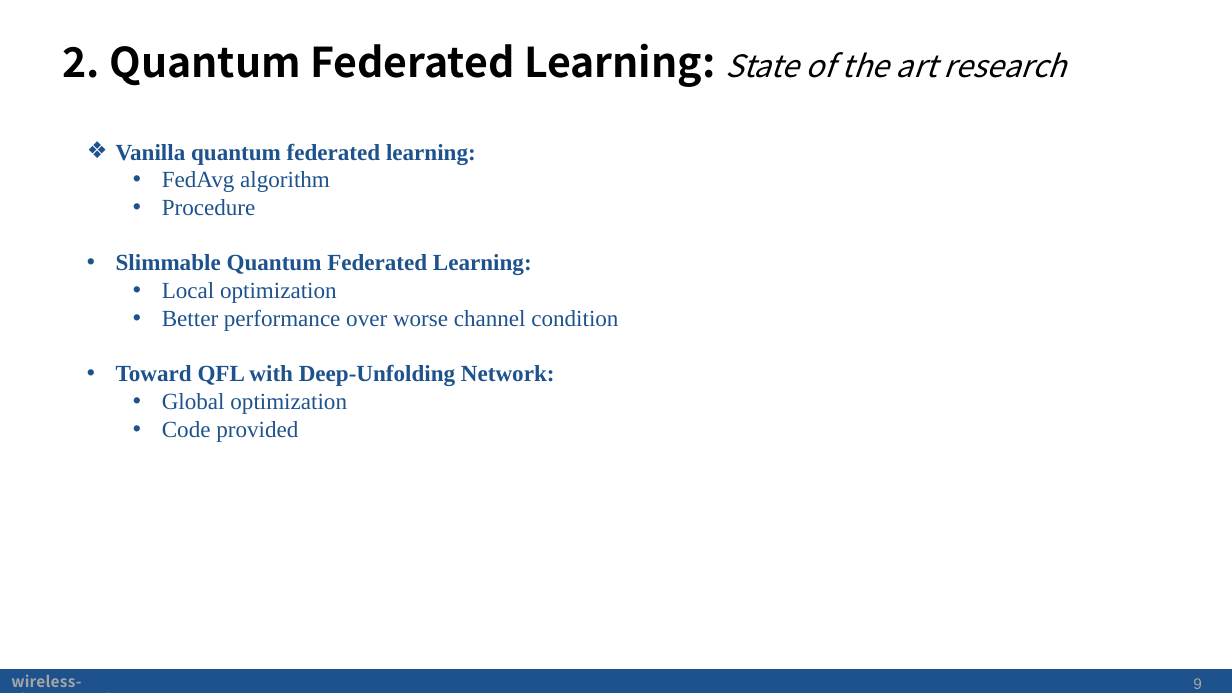
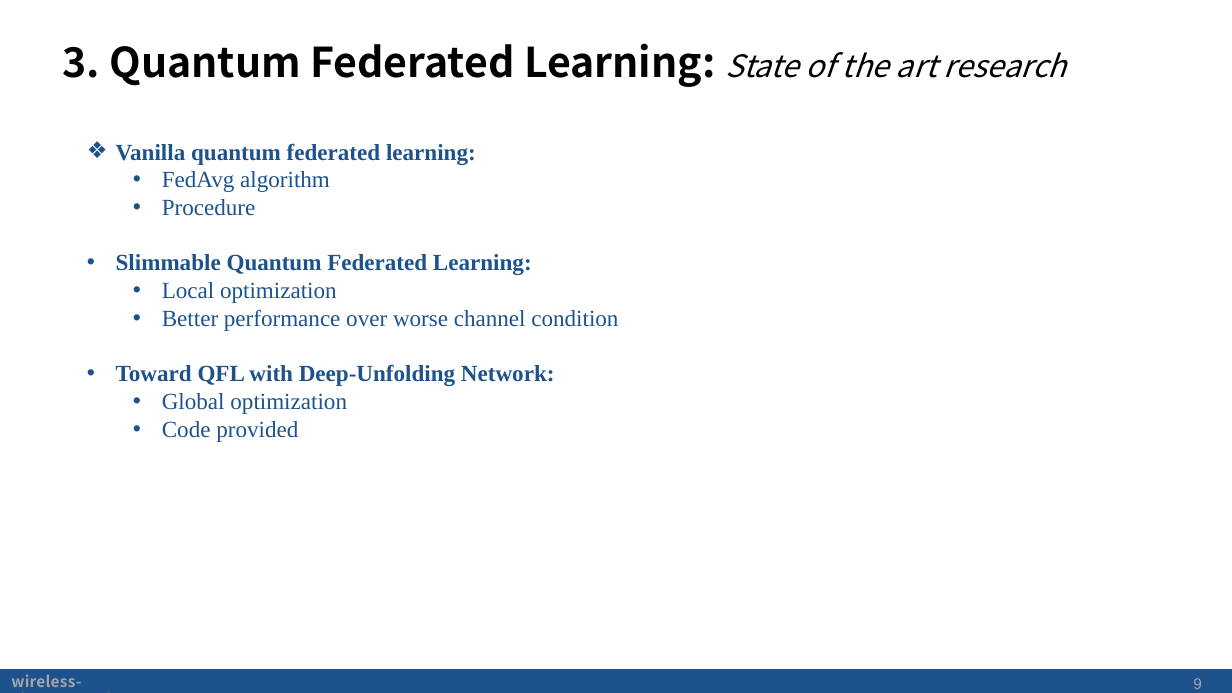
Before and after one commit to BINH2702/QFL-Present, a slide deck: slide 9 of Federated Learning- Nguyen Trong Binh (2).pptx. Drawn at 1232x693 pixels with LibreOffice and Linux fonts; fonts in the diff are those of the drawing; background and template pictures are left out. Boxes give left, top, right and bottom in pixels: in the first picture for what was removed or moved away, otherwise in the second. Text is boxed around its words. In the diff, an @@ line names an element or a change of style, - is before the commit and + after.

```diff
--- a/Federated Learning- Nguyen Trong Binh (2).pptx
+++ b/Federated Learning- Nguyen Trong Binh (2).pptx
@@ title at <box>62,43,1067,87</box>: text changed @@
-2. Quantum Federated Learning: State of the art research
+3. Quantum Federated Learning: State of the art research
```
Also in this commit, not shown: 6 other slides changed, 1 slide added.
